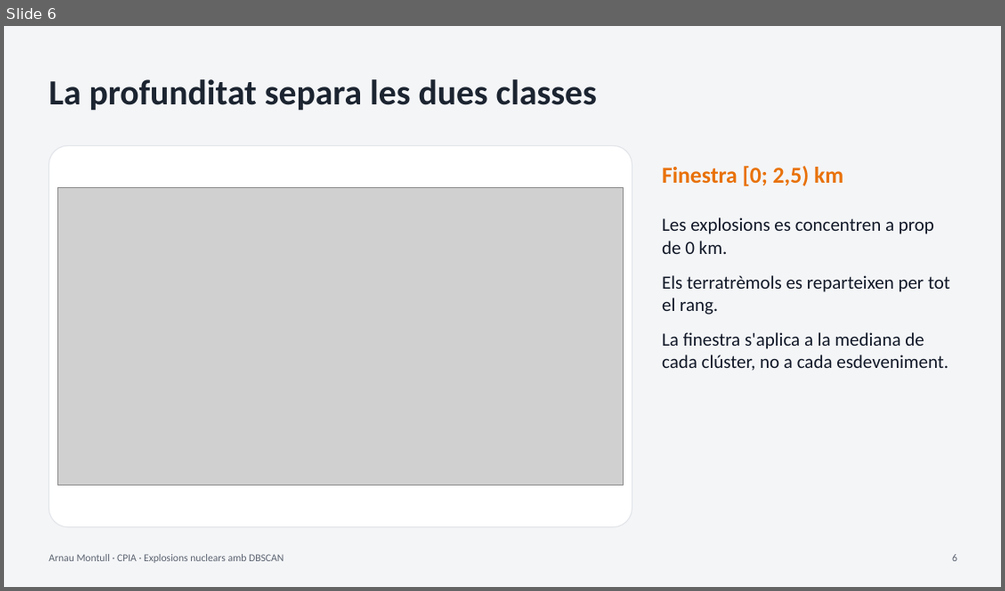
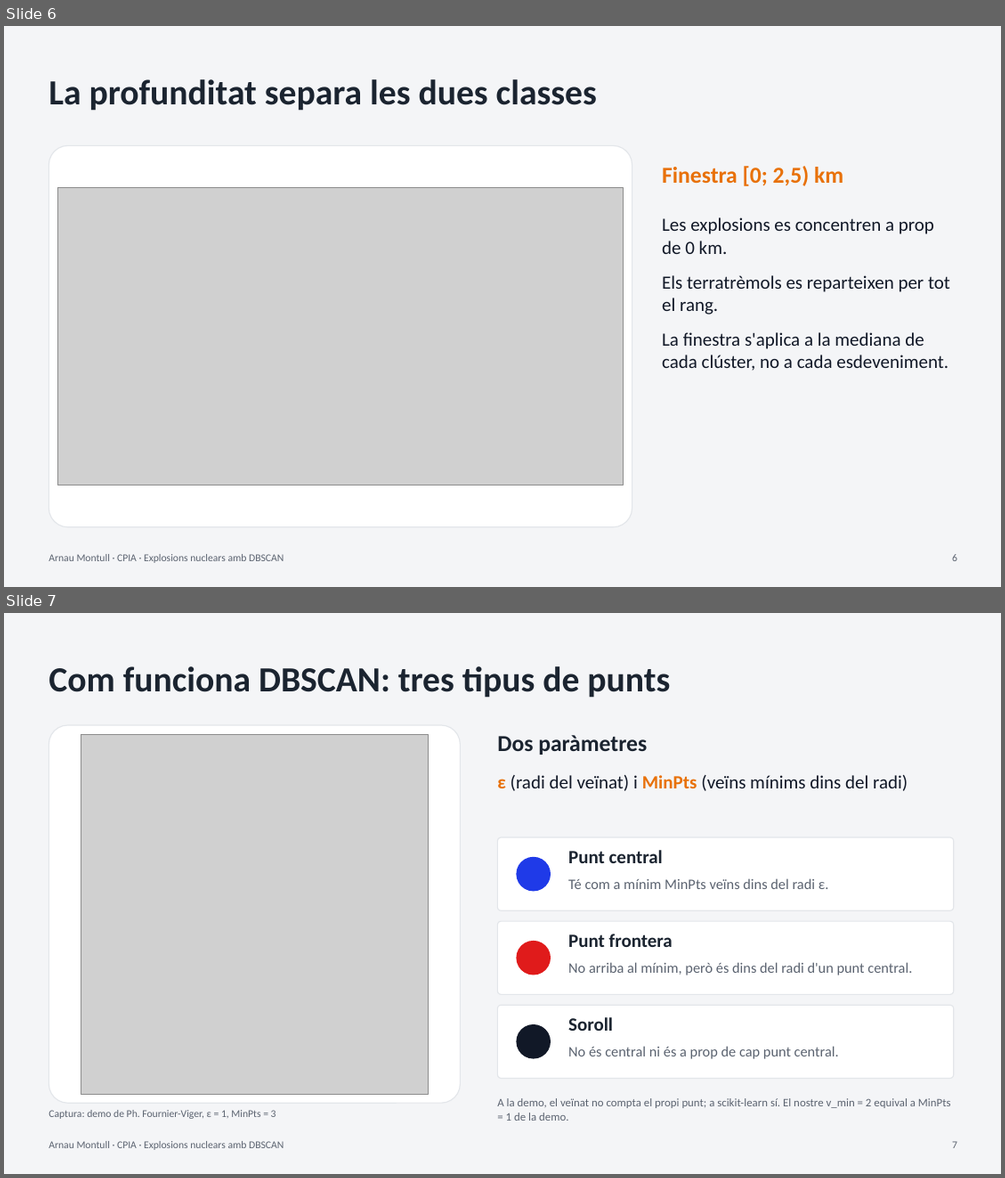
Before and after one commit to ArnauMontull/CPIA-Expo, a slide deck: presentacion/expo_arnau.pptx. Shown one above the other, each under a label of ours: slide 6 before the commit, slides 6 and 7 after it. The pictures are 1005x591 and 1005x1178 pixels, drawn with LibreOffice and Linux fonts; fonts in the diff are those of the drawing; grey boxes stand for pictures. Boxes give left, top, right and bottom in pixels: in the first picture for what was removed or moved away, otherwise in the second. Text is boxed around its words. In the diff, an @@ line names an element or a change of style, - is before the commit and + after.

```diff
--- a/presentacion/expo_arnau.pptx
+++ b/presentacion/expo_arnau.pptx
@@ slide 7 added at [4,613,1001,1174], background #F4F5F7 @@
@@ text added at [48,666,670,698], 34 pt, text #1B2430, bold @@
+Com funciona DBSCAN: tres tipus de punts
@@ rounded rectangle added at [48,725,461,1103], fill #FFFFFF, outline #E3E6EA 1 pt @@
@@ picture added at [81,734,428,1094] @@
@@ text added at [497,735,647,755], 22 pt, text #1B2430, bold @@
+Dos paràmetres
@@ text added at [497,775,907,791], 18 pt, text #111827 @@
+ε (radi del veïnat) i MinPts (veïns mínims dins del radi)
@@ rounded rectangle added at [498,837,954,910], fill #FFFFFF, outline #E3E6EA 1 pt @@
@@ text added at [568,850,663,863], 18 pt, text #1B2430, bold @@
+Punt central
@@ ellipse added at [517,857,550,892], fill #1F3AE8 @@
@@ text added at [568,878,829,889], 14 pt, text #5B6370 @@
+Té com a mínim MinPts veïns dins del radi ε.
@@ rounded rectangle added at [498,921,954,995], fill #FFFFFF, outline #E3E6EA 1 pt @@
@@ ellipse added at [517,941,550,975], fill #E01B1B @@
@@ text added at [568,933,672,947], 18 pt, text #1B2430, bold @@
+Punt frontera
@@ text added at [568,962,912,975], 14 pt, text #5B6370 @@
+No arriba al mínim, però és dins del radi d'un punt central.
@@ rounded rectangle added at [498,1005,954,1078], fill #FFFFFF, outline #E3E6EA 1 pt @@
@@ ellipse added at [517,1024,550,1059], fill #111827 @@
@@ text added at [568,1017,613,1030], 18 pt, text #1B2430, bold @@
+Soroll
@@ text added at [568,1046,839,1059], 14 pt, text #5B6370 @@
+No és central ni és a prop de cap punt central.
@@ text added at [48,1110,276,1119], 10 pt, text #5B6370 @@
+Captura: demo de Ph. Fournier-Viger, ε = 1, MinPts = 3
@@ text added at [497,1098,951,1120], 11 pt, text #5B6370 @@
+A la demo, el veïnat no compta el propi punt; a scikit-learn sí. El nostre v_min = 2 equival a MinPts = 1 de la demo.
@@ text added at [48,1141,283,1150], 10 pt, text #5B6370 @@
+Arnau Montull · CPIA · Explosions nuclears amb DBSCAN
@@ text added at [952,1141,957,1148], 10 pt, text #5B6370 @@
+7
```
Also in this commit, not shown: 8 slides changed, 4 other slides added, 5 other files.
